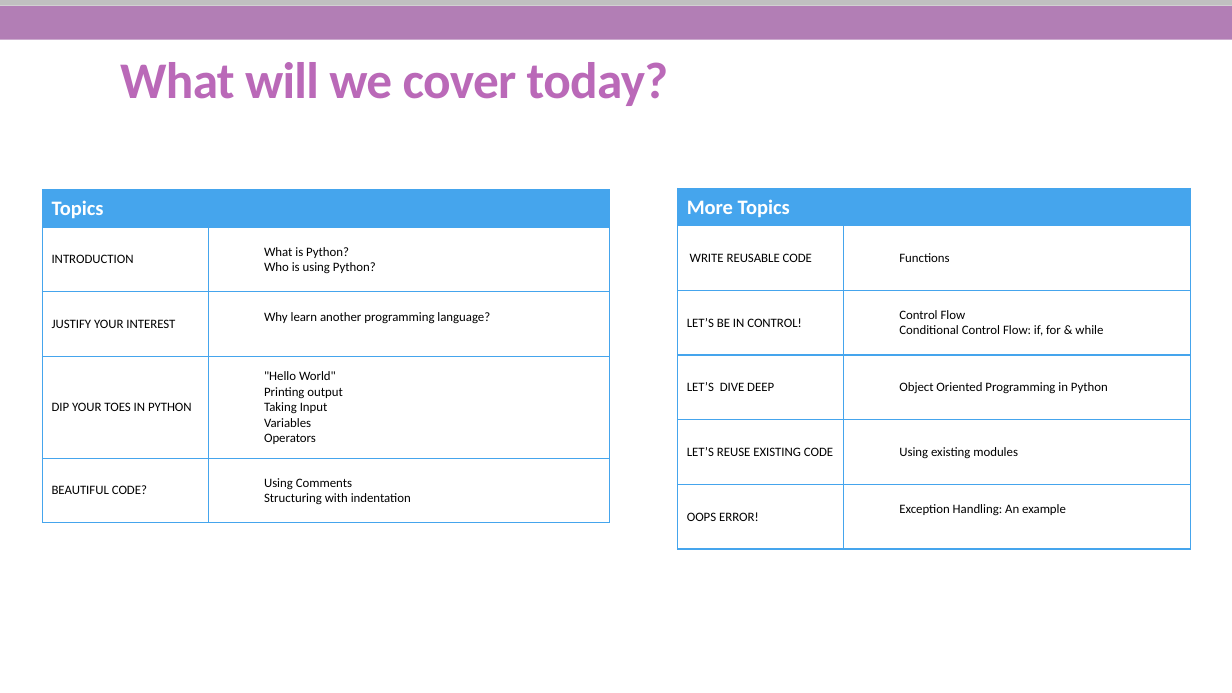
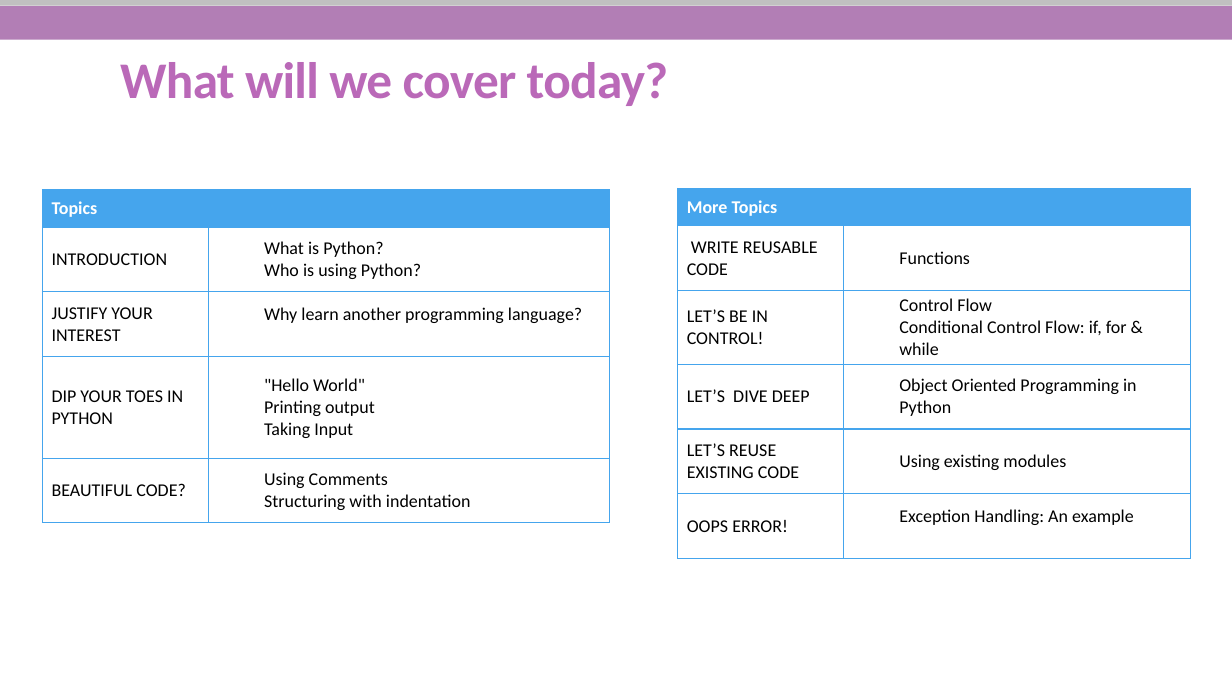
Before and after one commit to She-Codes-Now/Intro-to-Python, a slide deck: slide 3 of Python-SheCodesNow_updated.pptx. Drawn at 1232x693 pixels with LibreOffice and Linux fonts; fonts in the diff are those of the drawing; background and template pictures are left out. Boxes give left, top, right and bottom in pixels: in the first picture for what was removed or moved away, otherwise in the second. Text is boxed around its words. In the diff, an @@ line names an element or a change of style, - is before the commit and + after.

```diff
--- a/Python-SheCodesNow_updated.pptx
+++ b/Python-SheCodesNow_updated.pptx
@@ table at (x1=43, y1=190, x2=610, y2=523) @@
@@ row 4, column 2: ""Hello World" / Printing output / Taking Input / Variables / Operators" to ""Hello World" / Printing output / Taking Input" @@
@@ size 16 to 14 pt in "Topics" @@
@@ size 10 to 14 pt in "INTRODUCTION", "What is Python?", "Who is using Python?", "JUSTIFY YOUR INTEREST" and 5 more places @@
@@ table at (x1=677, y1=189, x2=1191, y2=557) @@
@@ size 16 to 14 pt in "More Topics" @@
@@ size 10 to 14 pt @@
```
Also in this commit, not shown: 12 other slides changed, 3 slides added, 12 slides removed.
